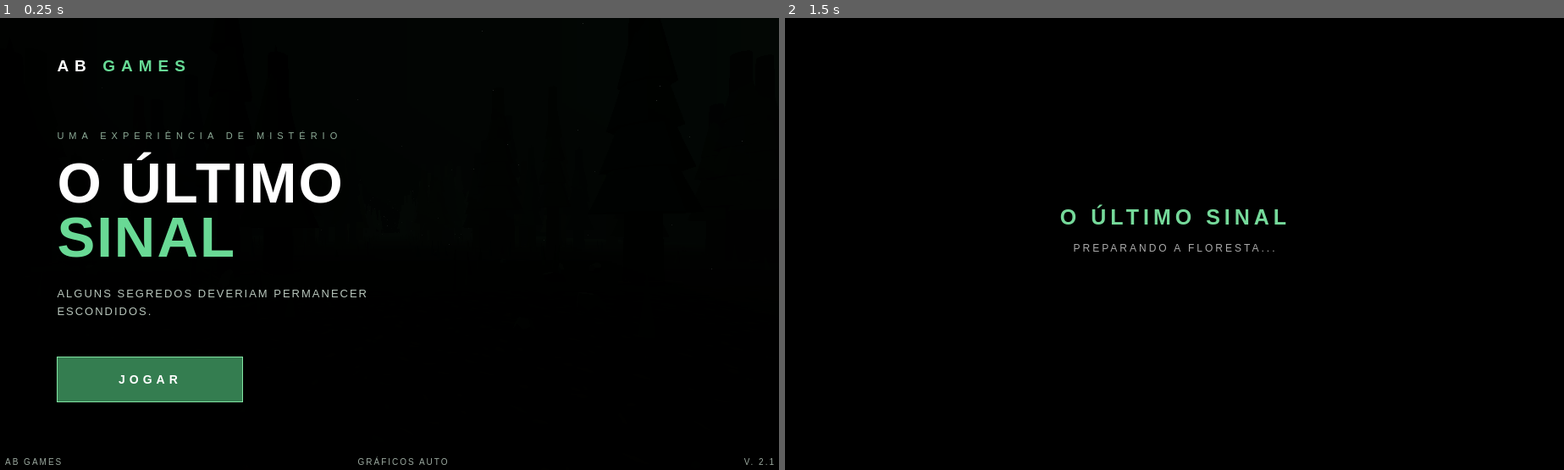
Above: before the commit, frames 1-2 (left to right).
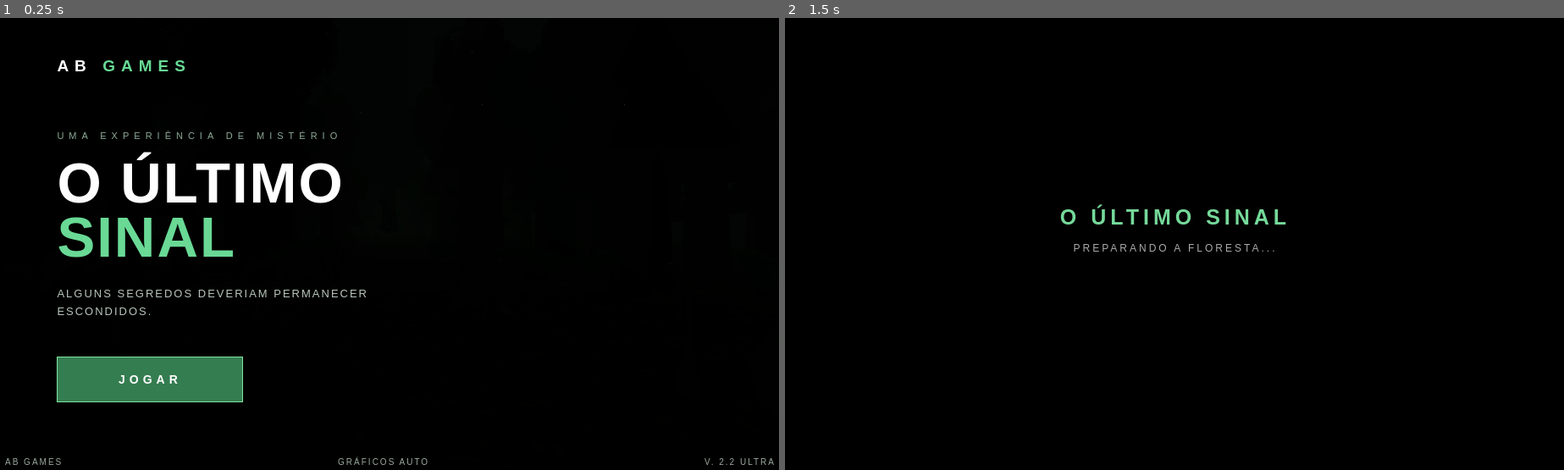
Above: after the commit, the same moments.

Repository: victorhcv04-blip/ab-games-o-ultimo-sinal
Game: browser game, page index.html
Two runs of this game, one before a commit and one after it. Both use one fixed random seed, a clock stepped at 60 frames per second and the inputs below.
Inputs:
- Up to frame 1 (0.25 s): no input
- Up to frame 2 (1.5 s): click "JOGAR" at 0.27 s

The runs differ from the first frame. In frame 1, 0.2% of the frame differs, in the area x 43-100%, y 1-99%; in frame 2, nothing differs.

Commit message:
Update index.html

Diff:
--- a/index.html
+++ b/index.html
@@ -173,7 +173,7 @@
 <div class="footer">
   <span>AB GAMES</span>
   <span>GRÁFICOS AUTO</span>
-  <span>V. 2.1</span>
+  <span>V. 2.2 ULTRA</span>
 </div>
 
 <div id="transition">
@@ -199,39 +199,76 @@
   return Math.random()*(max-min)+min;
 }
 
-// TEXTURA DA CASCA
+// TEXTURA ULTRA DA CASCA
 function createBarkTexture(){
+
   const canvas=document.createElement("canvas");
-  canvas.width=512;
-  canvas.height=512;
+  canvas.width=1024;
+  canvas.height=1024;
 
   const ctx=canvas.getContext("2d");
 
-  ctx.fillStyle="#49372a";
-  ctx.fillRect(0,0,512,512);
-
-  for(let i=0;i<1300;i++){
-    const x=random(0,512);
-    const y=random(0,512);
-    const w=random(1,7);
-    const h=random(5,65);
-    const shade=Math.floor(random(25,100));
-
-    ctx.fillStyle=`rgba(${shade},${shade*.72},${shade*.48},${random(.08,.35)})`;
-    ctx.fillRect(x,y,w,h);
-  }
-
-  for(let i=0;i<70;i++){
-    const x=random(0,512);
-    const y=random(0,512);
-
-    ctx.strokeStyle="rgba(12,9,6,.35)";
-    ctx.lineWidth=random(1,4);
+  const gradient=ctx.createLinearGradient(0,0,1024,0);
+  gradient.addColorStop(0,"#30251b");
+  gradient.addColorStop(.25,"#594331");
+  gradient.addColorStop(.5,"#39291e");
+  gradient.addColorStop(.75,"#654b34");
+  gradient.addColorStop(1,"#30251b");
+
+  ctx.fillStyle=gradient;
+  ctx.fillRect(0,0,1024,1024);
+
+  // Fibras verticais da madeira
+  for(let i=0;i<1800;i++){
+
+    const x=random(0,1024);
+    const y=random(0,1024);
+    const h=random(20,190);
+
+    ctx.strokeStyle=`rgba(${random(5,45)},${random(4,30)},${random(2,18)},${random(.12,.48)})`;
+    ctx.lineWidth=random(1,7);
 
     ctx.beginPath();
     ctx.moveTo(x,y);
-    ctx.lineTo(x+random(-4,4),y+random(15,70));
+    ctx.bezierCurveTo(
+      x+random(-10,10),y+h*.3,
+      x+random(-8,8),y+h*.7,
+      x+random(-5,5),y+h
+    );
     ctx.stroke();
+  }
+
+  // Pequenas rachaduras
+  for(let i=0;i<350;i++){
+
+    const x=random(0,1024);
+    const y=random(0,1024);
+
+    ctx.strokeStyle="rgba(8,7,5,.5)";
+    ctx.lineWidth=random(1,3);
+
+    ctx.beginPath();
+    ctx.moveTo(x,y);
+    ctx.lineTo(x+random(-5,5),y+random(15,65));
+    ctx.stroke();
+  }
+
+  // Manchas naturais
+  for(let i=0;i<500;i++){
+
+    ctx.fillStyle=`rgba(120,91,56,${random(.025,.12)})`;
+
+    ctx.beginPath();
+    ctx.ellipse(
+      random(0,1024),
+      random(0,1024),
+      random(3,22),
+      random(5,35),
+      random(0,Math.PI),
+      0,
+      Math.PI*2
+    );
+    ctx.fill();
   }
 
   const texture=new THREE.CanvasTexture(canvas);
@@ -242,8 +279,9 @@
   return texture;
 }
 
-// TEXTURA DO SOLO
+// TEXTURA ULTRA DO SOLO
 function createGroundTexture(){
+
   const canvas=document.createElement("canvas");
   canvas.width=1024;
   canvas.height=1024;
@@ -253,7 +291,9 @@
   ctx.fillStyle="#302c21";
   ctx.fillRect(0,0,1024,1024);
 
-  for(let i=0;i<18000;i++){
+  // Terra e pequenas pedras
+  for(let i=0;i<22000;i++){
+
     const x=random(0,1024);
     const y=random(0,1024);
     const size=random(1,5);
@@ -264,7 +304,8 @@
   }
 
   // Folhas secas
-  for(let i=0;i<1600;i++){
+  for(let i=0;i<2200;i++){
+
     const x=random(0,1024);
     const y=random(0,1024);
 
@@ -274,21 +315,29 @@
 
     ctx.fillStyle=[
       "#625039","#493c27","#796044",
-      "#352f22","#6b5438"
-    ][Math.floor(random(0,5))];
+      "#352f22","#6b5438","#443d2a"
+    ][Math.floor(random(0,6))];
 
     ctx.beginPath();
-    ctx.ellipse(0,0,random(2,7),random(1,3),0,0,Math.PI*2);
+    ctx.ellipse(0,0,random(2,8),random(1,3),0,0,Math.PI*2);
     ctx.fill();
 
     ctx.restore();
   }
 
-  // Musgo
-  for(let i=0;i<500;i++){
+  // Musgo espalhado
+  for(let i=0;i<850;i++){
+
     ctx.fillStyle=`rgba(49,91,48,${random(.08,.25)})`;
+
     ctx.beginPath();
-    ctx.arc(random(0,1024),random(0,1024),random(2,9),0,Math.PI*2);
+    ctx.arc(
+      random(0,1024),
+      random(0,1024),
+      random(2,12),
+      0,
+      Math.PI*2
+    );
     ctx.fill();
   }
 
@@ -301,14 +350,15 @@
   return texture;
 }
 
-// FLORESTA
+// FLORESTA ULTRA
 function createForest(){
 
-  const count=230;
+  const count=280;
   const barkTexture=createBarkTexture();
 
+  // TRONCOS
   const trunkGeometry=new THREE.CylinderGeometry(
-    .42,.65,11,8,3
+    .38,.72,14,10,5
   );
 
   const trunkMaterial=new THREE.MeshStandardMaterial({
@@ -318,23 +368,78 @@
   });
 
   const trunks=new THREE.InstancedMesh(
-    trunkGeometry,trunkMaterial,count
-  );
-
-  const canopyGeometry=new THREE.ConeGeometry(1,1,8,2);
-
-  const canopyMaterial=new THREE.MeshStandardMaterial({
-    color:0x183323,
+    trunkGeometry,
+    trunkMaterial,
+    count
+  );
+
+  // GALHOS
+  const branchGeometry=new THREE.CylinderGeometry(
+    .045,.14,1,7
+  );
+
+  const branchMaterial=new THREE.MeshStandardMaterial({
+    map:barkTexture,
+    color:0x806044,
+    roughness:1
+  });
+
+  const branches=new THREE.InstancedMesh(
+    branchGeometry,
+    branchMaterial,
+    count*4
+  );
+
+  // COPAS ARREDONDADAS
+  const leafGeometry=new THREE.IcosahedronGeometry(1,1);
+
+  // Pequenas irregularidades na geometria
+  const positions=leafGeometry.attributes.position;
+
+  for(let i=0;i<positions.count;i++){
+
+    const variation=random(.88,1.13);
+
+    positions.setXYZ(
+      i,
+      positions.getX(i)*variation,
+      positions.getY(i)*variation,
+      positions.getZ(i)*variation
+    );
+  }
+
+  leafGeometry.computeVertexNormals();
+
+  const leafMaterial=new THREE.MeshStandardMaterial({
+    color:0x24452b,
     roughness:1,
     flatShading:true
   });
 
-  const canopies=new THREE.InstancedMesh(
-    canopyGeometry,canopyMaterial,count*4
-  );
-
+  const leaves=new THREE.InstancedMesh(
+    leafGeometry,
+    leafMaterial,
+    count*7
+  );
+
+  // CAMADAS DE COPAS EM FORMATO DE ÁRVORE
+  const coneGeometry=new THREE.ConeGeometry(1,1,9,2);
+
+  const coneMaterial=new THREE.MeshStandardMaterial({
+    color:0x172f20,
+    roughness:1,
+    flatShading:true
+  });
+
+  const cones=new THREE.InstancedMesh(
+    coneGeometry,
+    coneMaterial,
+    count*3
+  );
+
+  // RAÍZES GROSSAS
   const rootGeometry=new THREE.CylinderGeometry(
-    .045,.13,1,5
+    .055,.19,1,7
   );
 
   const rootMaterial=new THREE.MeshStandardMaterial({
@@ -343,82 +448,231 @@
   });
 
   const roots=new THREE.InstancedMesh(
-    rootGeometry,rootMaterial,count*3
-  );
-
-  let canopyIndex=0;
+    rootGeometry,
+    rootMaterial,
+    count*4
+  );
+
+  let branchIndex=0;
+  let leafIndex=0;
+  let coneIndex=0;
   let rootIndex=0;
 
   for(let i=0;i<count;i++){
 
     const side=Math.random()<.5?-1:1;
-    const x=side*random(5,32);
-    const z=random(-230,22);
-
-    const height=random(9,16);
-    const width=random(.8,1.4);
+
+    // Mantém o corredor central livre
+    const x=side*random(5.2,29);
+    const z=random(-245,22);
+
+    const height=random(10,19);
+    const width=random(.85,1.55);
 
     // Tronco
     dummy.position.set(x,height/2,z);
-    dummy.scale.set(width,height/11,width);
-    dummy.rotation.set(0,random(0,Math.PI),0);
+
+    dummy.scale.set(
+      width,
+      height/14,
+      width
+    );
+
+    dummy.rotation.set(
+      random(-.035,.035),
+      random(0,Math.PI),
+      random(-.035,.035)
+    );
+
     dummy.updateMatrix();
-
     trunks.setMatrixAt(i,dummy.matrix);
 
-    // Copas
-    for(let layer=0;layer<4;layer++){
-
-      const scale=1.7-layer*.27;
-      const y=height*(.42+layer*.14);
+    // Variação de cor dos troncos
+    trunks.setColorAt(
+      i,
+      new THREE.Color().setHSL(
+        random(.055,.095),
+        random(.18,.32),
+        random(.22,.38)
+      )
+    );
+
+    // GALHOS EM DIFERENTES ALTURAS
+    for(let b=0;b<4;b++){
+
+      const angle=random(0,Math.PI*2);
+      const branchLength=random(1.4,3.1);
+
+      const startY=height*random(.48,.83);
+
+      const start=new THREE.Vector3(
+        x,
+        startY,
+        z
+      );
+
+      const end=new THREE.Vector3(
+        x+Math.cos(angle)*branchLength,
+        startY+random(.6,1.8),
+        z+Math.sin(angle)*branchLength
+      );
+
+      const direction=new THREE.Vector3()
+        .subVectors(end,start);
+
+      const length=direction.length();
+
+      dummy.position.copy(start).add(end).multiplyScalar(.5);
+      dummy.scale.set(.9,length,.9);
+
+      dummy.quaternion.setFromUnitVectors(
+        new THREE.Vector3(0,1,0),
+        direction.normalize()
+      );
+
+      dummy.updateMatrix();
+
+      branches.setMatrixAt(branchIndex,dummy.matrix);
+      branchIndex++;
+    }
+
+    // COPA CENTRAL E MASSAS DE FOLHAS
+    for(let c=0;c<7;c++){
+
+      let offsetX=0;
+      let offsetZ=0;
+      let offsetY=height*.73;
+
+      let size=random(1.1,2.1);
+
+      if(c!==0){
+
+        const angle=(c/6)*Math.PI*2;
+
+        offsetX=Math.cos(angle)*random(.7,1.8);
+        offsetZ=Math.sin(angle)*random(.7,1.8);
+        offsetY+=random(-1.4,1.4);
+      }
 
       dummy.position.set(
-        x+random(-.12,.12),
-        y,
-        z+random(-.12,.12)
+        x+offsetX,
+        offsetY,
+        z+offsetZ
+      );
+
+      dummy.scale.set(
+        size*width,
+        size*random(.8,1.4),
+        size*width
+      );
+
+      dummy.rotation.set(
+        random(0,Math.PI),
+        random(0,Math.PI),
+        random(0,Math.PI)
+      );
+
+      dummy.updateMatrix();
+
+      leaves.setMatrixAt(leafIndex,dummy.matrix);
+
+      leaves.setColorAt(
+        leafIndex,
+        new THREE.Color().setHSL(
+          random(.25,.34),
+          random(.32,.55),
+          random(.12,.23)
+        )
+      );
+
+      leafIndex++;
+    }
+
+    // COPAS EM CAMADAS
+    for(let layer=0;layer<3;layer++){
+
+      const scale=2.2-layer*.43;
+
+      dummy.position.set(
+        x+random(-.3,.3),
+        height*(.48+layer*.12),
+        z+random(-.3,.3)
       );
 
       dummy.scale.set(
         scale*width,
-        4.5,
+        random(3.5,5.2),
         scale*width
       );
 
-      dummy.rotation.set(0,random(0,Math.PI),0);
+      dummy.rotation.set(
+        random(-.08,.08),
+        random(0,Math.PI),
+        random(-.08,.08)
+      );
+
       dummy.updateMatrix();
 
-      canopies.setMatrixAt(canopyIndex++,dummy.matrix);
+      cones.setMatrixAt(coneIndex,dummy.matrix);
+
+      cones.setColorAt(
+        coneIndex,
+        new THREE.Color().setHSL(
+          random(.25,.34),
+          random(.35,.55),
+          random(.09,.18)
+        )
+      );
+
+      coneIndex++;
     }
 
-    // Raízes
-    for(let r=0;r<3;r++){
-
-      const angle=(r/3)*Math.PI*2+random(-.3,.3);
-      const length=random(1,2.1);
-
-      dummy.position.set(
-        x+Math.cos(angle)*length*.4,
-        .12,
-        z+Math.sin(angle)*length*.4
-      );
-
-      dummy.scale.set(.8,length,.8);
-      dummy.rotation.set(
-        0,angle,
-        Math.PI/2+random(-.15,.15)
+    // RAÍZES ESPALHADAS PELO CHÃO
+    for(let r=0;r<4;r++){
+
+      const angle=(r/4)*Math.PI*2+random(-.35,.35);
+      const length=random(1.3,2.8);
+
+      const start=new THREE.Vector3(
+        x,
+        .15,
+        z
+      );
+
+      const end=new THREE.Vector3(
+        x+Math.cos(angle)*length,
+        .035,
+        z+Math.sin(angle)*length
+      );
+
+      const direction=new THREE.Vector3()
+        .subVectors(end,start);
+
+      dummy.position.copy(start).add(end).multiplyScalar(.5);
+      dummy.scale.set(.85,direction.length(),.85);
+
+      dummy.quaternion.setFromUnitVectors(
+        new THREE.Vector3(0,1,0),
+        direction.normalize()
       );
 
       dummy.updateMatrix();
-      roots.setMatrixAt(rootIndex++,dummy.matrix);
+
+      roots.setMatrixAt(rootIndex,dummy.matrix);
+      rootIndex++;
     }
   }
 
   trunks.instanceMatrix.needsUpdate=true;
-  canopies.instanceMatrix.needsUpdate=true;
+  branches.instanceMatrix.needsUpdate=true;
+  leaves.instanceMatrix.needsUpdate=true;
+  cones.instanceMatrix.needsUpdate=true;
   roots.instanceMatrix.needsUpdate=true;
 
   scene.add(trunks);
-  scene.add(canopies);
+  scene.add(branches);
+  scene.add(leaves);
+  scene.add(cones);
   scene.add(roots);
 }
 
@@ -434,23 +688,23 @@
   });
 
   const rocks=new THREE.InstancedMesh(
-    geometry,material,180
-  );
-
-  for(let i=0;i<180;i++){
+    geometry,material,220
+  );
+
+  for(let i=0;i<220;i++){
 
     const side=Math.random()<.5?-1:1;
 
     dummy.position.set(
       side*random(2,35),
       random(.05,.2),
-      random(-220,20)
+      random(-240,20)
     );
 
     dummy.scale.set(
-      random(.12,.7),
-      random(.1,.35),
-      random(.15,.65)
+      random(.12,.8),
+      random(.1,.4),
+      random(.15,.75)
     );
 
     dummy.rotation.set(
@@ -467,49 +721,96 @@
   scene.add(rocks);
 }
 
-// VEGETAÇÃO
+// VEGETAÇÃO DENSA
 function createVegetation(){
 
-  const geometry=new THREE.ConeGeometry(.18,1.2,5);
-
-  const material=new THREE.MeshStandardMaterial({
+  // Capim
+  const grassGeometry=new THREE.ConeGeometry(.16,1.2,5);
+
+  const grassMaterial=new THREE.MeshStandardMaterial({
     color:0x263e25,
     roughness:1,
     flatShading:true
   });
 
   const plants=new THREE.InstancedMesh(
-    geometry,material,650
-  );
-
-  for(let i=0;i<650;i++){
+    grassGeometry,
+    grassMaterial,
+    1400
+  );
+
+  // Arbustos
+  const bushGeometry=new THREE.IcosahedronGeometry(1,1);
+
+  const bushMaterial=new THREE.MeshStandardMaterial({
+    color:0x1b3520,
+    roughness:1,
+    flatShading:true
+  });
+
+  const bushes=new THREE.InstancedMesh(
+    bushGeometry,
+    bushMaterial,
+    500
+  );
+
+  for(let i=0;i<1400;i++){
 
     const side=Math.random()<.5?-1:1;
 
     dummy.position.set(
-      side*random(2,24),
+      side*random(2,25),
       .45,
-      random(-220,20)
+      random(-240,20)
+    );
+
+    dummy.scale.set(
+      random(.5,1.6),
+      random(.4,2),
+      random(.5,1.6)
+    );
+
+    dummy.rotation.set(
+      random(-.2,.2),
+      random(0,Math.PI),
+      random(-.2,.2)
+    );
+
+    dummy.updateMatrix();
+    plants.setMatrixAt(i,dummy.matrix);
+  }
+
+  for(let i=0;i<500;i++){
+
+    const side=Math.random()<.5?-1:1;
+
+    dummy.position.set(
+      side*random(3,25),
+      random(.3,.8),
+      random(-240,20)
     );
 
     dummy.scale.set(
       random(.5,1.5),
-      random(.4,1.8),
-      random(.5,1.5)
+      random(.35,.9),
+      random(.5,1.4)
     );
 
     dummy.rotation.set(
-      random(-.15,.15),
+      random(0,1),
       random(0,Math.PI),
-      random(-.15,.15)
+      random(0,1)
     );
 
     dummy.updateMatrix();
-    plants.setMatrixAt(i,dummy.matrix);
+    bushes.setMatrixAt(i,dummy.matrix);
   }
 
   plants.instanceMatrix.needsUpdate=true;
+  bushes.instanceMatrix.needsUpdate=true;
+
   scene.add(plants);
+  scene.add(bushes);
 }
 
 // CHÃO
@@ -541,10 +842,11 @@
   const positions=[];
 
   for(let i=0;i<450;i++){
+
     positions.push(
       random(-35,35),
       random(.2,13),
-      random(-220,20)
+      random(-240,20)
     );
   }
 
@@ -572,7 +874,6 @@
 
   flashlightGroup=new THREE.Group();
 
-  // Corpo principal da lanterna
   const bodyMaterial=new THREE.MeshStandardMaterial({
     color:0x171b1b,
     metalness:.8,
@@ -588,7 +889,6 @@
   body.position.z=-.13;
   flashlightGroup.add(body);
 
-  // Cabeça da lanterna
   const head=new THREE.Mesh(
     new THREE.CylinderGeometry(.115,.085,.14,20),
     new THREE.MeshStandardMaterial({
@@ -602,7 +902,6 @@
   head.position.z=-.39;
   flashlightGroup.add(head);
 
-  // Aro metálico
   const ring=new THREE.Mesh(
     new THREE.TorusGeometry(.103,.012,8,24),
     new THREE.MeshStandardMaterial({
@@ -615,7 +914,6 @@
   ring.position.z=-.465;
   flashlightGroup.add(ring);
 
-  // Lente
   const lens=new THREE.Mesh(
     new THREE.CircleGeometry(.087,24),
     new THREE.MeshBasicMaterial({
@@ -626,7 +924,6 @@
   lens.position.z=-.468;
   flashlightGroup.add(lens);
 
-  // Botão lateral
   const switchButton=new THREE.Mesh(
     new THREE.SphereGeometry(.025,10,8),
     new THREE.MeshStandardMaterial({
@@ -639,7 +936,6 @@
   switchButton.position.set(.075,.025,-.12);
   flashlightGroup.add(switchButton);
 
-  // Mão com luva escura
   const glove=new THREE.Mesh(
     new THREE.SphereGeometry(1,16,12),
     new THREE.MeshStandardMaterial({
@@ -652,7 +948,6 @@
   glove.position.set(-.09,-.11,.015);
   flashlightGroup.add(glove);
 
-  // Punho da luva
   const cuff=new THREE.Mesh(
     new THREE.CylinderGeometry(.075,.085,.16,10),
     new THREE.MeshStandardMaterial({
@@ -665,13 +960,11 @@
   cuff.position.set(-.09,-.105,.14);
   flashlightGroup.add(cuff);
 
-  // Posição da lanterna na câmera
   flashlightGroup.position.set(.46,-.39,-.78);
   flashlightGroup.rotation.set(-.12,-.08,-.12);
 
   camera.add(flashlightGroup);
 
-  // Feixe visual suave
   const beamGeometry=new THREE.CylinderGeometry(
     2.15,.075,8,24,1,true
   );
@@ -690,13 +983,11 @@
     beamMaterial
   );
 
-  // A ponta estreita fica perto da lanterna
   flashlightBeam.rotation.x=-Math.PI/2;
   flashlightBeam.position.set(.46,-.39,-4.78);
 
   camera.add(flashlightBeam);
 
-  // Luz principal
   const spot=new THREE.SpotLight(
     0xe0f4dc,
     85,
@@ -716,7 +1007,6 @@
 
   spot.target=target;
 
-  // Luz próxima da lanterna
   const glow=new THREE.PointLight(
     0xc9efc6,
     1.5,
@@ -800,8 +1090,6 @@
   createRocks();
   createVegetation();
   createParticles();
-
-  // Adiciona a lanterna depois de criar a câmera
   createFlashlight();
 
   window.addEventListener("resize",resize);
@@ -845,8 +1133,8 @@
     camera.position.x=
       Math.sin(elapsed*.22)*.25;
 
-    // Balanço suave da lanterna
     if(flashlightGroup){
+
       flashlightGroup.rotation.x=
         -.12+Math.sin(elapsed*1.1)*.018;
 
@@ -856,6 +1144,7 @@
   }
 
   if(particles){
+
     particles.rotation.y=
       Math.sin(elapsed*.12)*.025;
   }
@@ -871,14 +1160,18 @@
   transition.style.display="flex";
 
   setTimeout(()=>{
+
     transition.querySelector("p").textContent=
       "A PRÓXIMA ETAPA SERÁ CONSTRUÍDA EM BREVE...";
+
   },1800);
 });
 
 // ERROS
 try{
+
   init();
+
 }catch(error){
 
   console.error(error);
